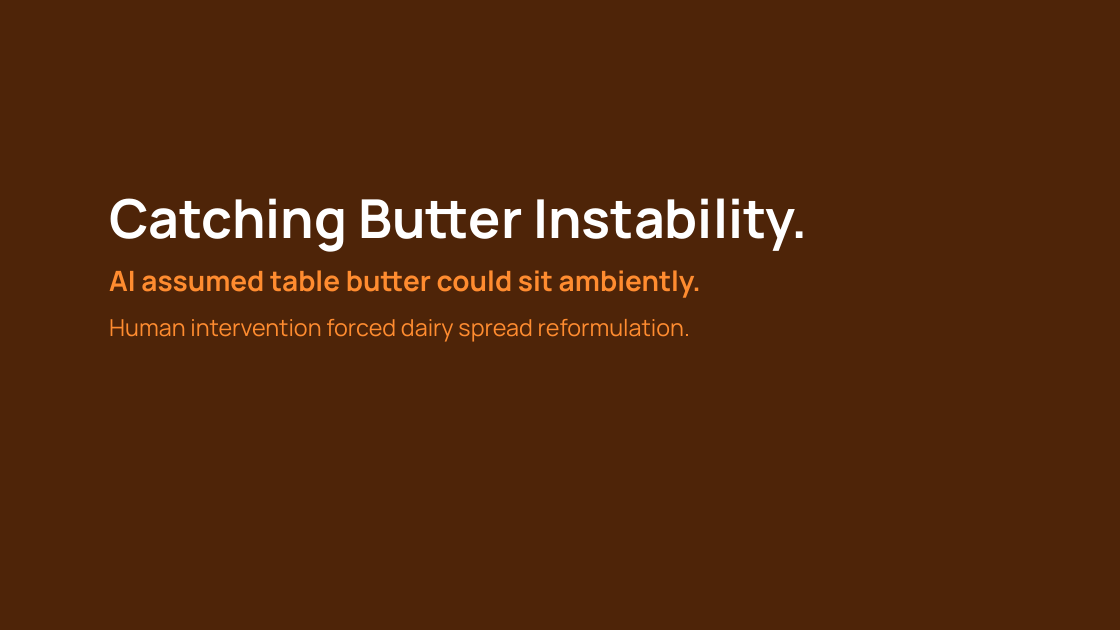
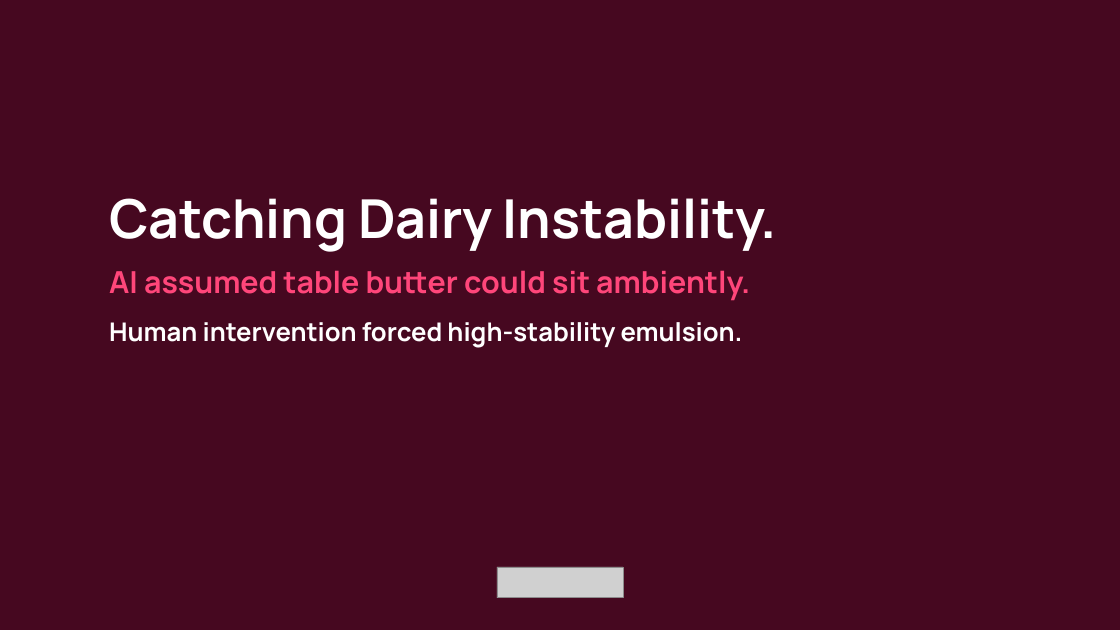
Before and after one commit to JacobCrume/stamp-spreads, a slide deck: slide 19 of presentation/Stamp-pitch.pptx (slide 13 before the commit). Drawn at 1120x630 pixels with LibreOffice and Linux fonts; fonts in the diff are those of the drawing; grey boxes stand for pictures. Boxes give left, top, right and bottom in pixels: in the first picture for what was removed or moved away, otherwise in the second. Text is boxed around its words. In the diff, an @@ line names an element or a change of style, - is before the commit and + after.

Commit message:
feat(presentation): redesign 23-slide rapid-fire pitch deck with distinct palettes, bottom wordmark, and embedded figures

```diff
--- a/presentation/Stamp-pitch.pptx
+++ b/presentation/Stamp-pitch.pptx
@@ rectangle at [0, 0, 1120, 630]: fill #4E2408 to #460820 @@
@@ text at [109, 198, 777, 252]: text changed @@
-Catching Butter Instability.
+Catching Dairy Instability.
@@ text at [109, 270, 750, 301]: size 24 to 26 pt, text colour #FF8C30 to #FF467A in "AI assumed table butter could sit ambiently." @@
@@ text at [109, 322, 743, 348]: text changed; size 20 to 22 pt; text colour #FF8C30 to #FFFFFF; bold on @@
-Human intervention forced dairy spread reformulation.
+Human intervention forced high-stability emulsion.
@@ picture added at [497, 567, 623, 598] @@
```
Also in this commit, not shown: 15 other slides changed, 7 slides added, 1 slide removed, 2 other files.
